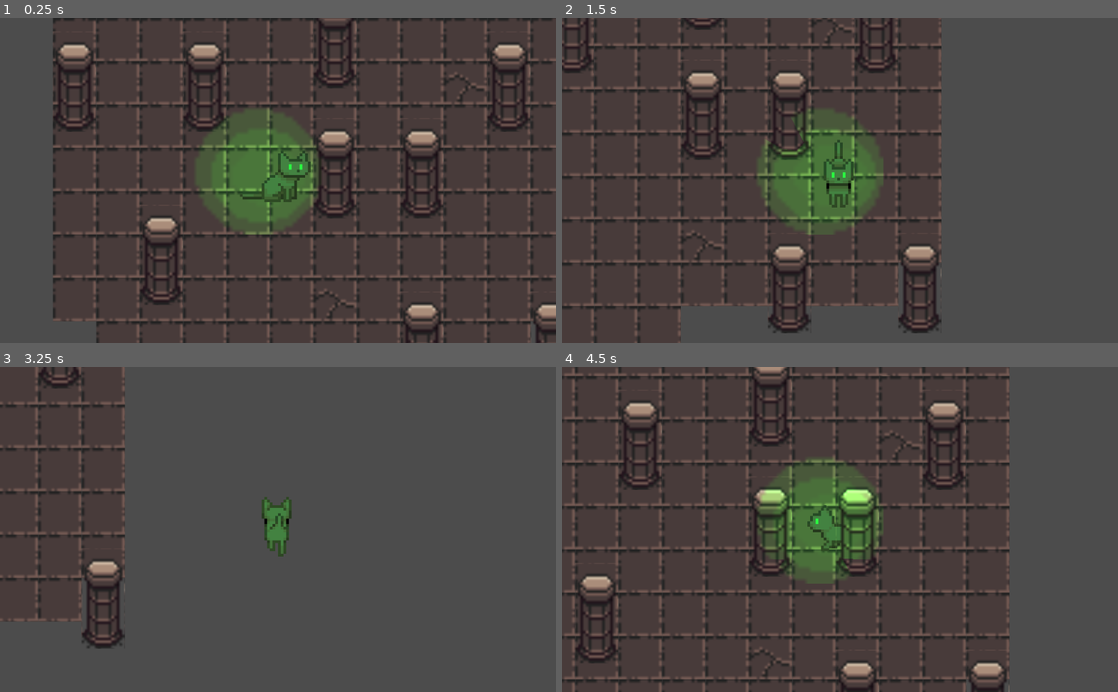
Above: before the commit, frames 1-4 (two rows, left to right).
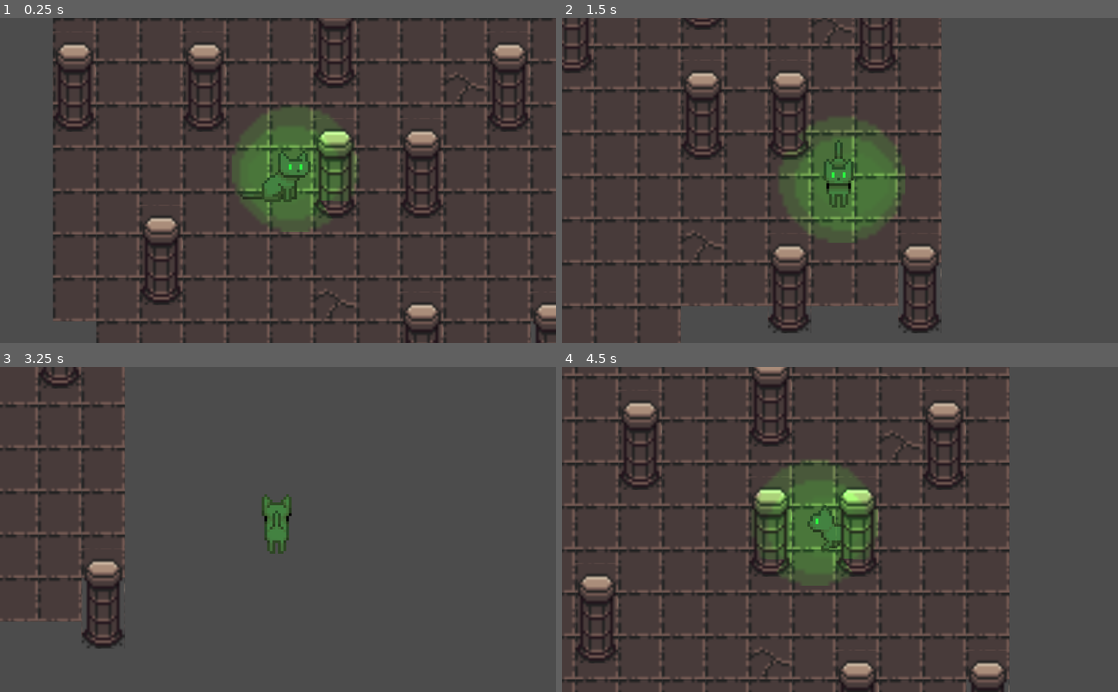
Above: after the commit, the same moments.

Repository: GaytisticDisaster/BABY
Game: Godot game, scene res://Game.tscn
Same seed, same stepped clock (60 frames per second), same inputs: the game is played once before the commit and once after it.
Inputs:
- Up to frame 1 (0.25 s): no input
- Up to frame 2 (1.5 s): tap Enter at 0.5 s; hold D (right) 0.53-1.28 s; hold Space (blink) 0.53-1.28 s; hold S (down) from 1.28 s (still down); tap Space (blink) at 1.35 s
- Up to frame 3 (3.25 s): release S (down) at 2.03 s; hold D (right) 2.03-2.78 s; hold Space (blink) 2.03-2.78 s; hold W (up) from 2.78 s (still down); tap Space (blink) at 2.85 s
- Up to frame 4 (4.5 s): release W (up) at 3.53 s; hold Space (blink) 3.53-4.28 s; hold A (left) from 3.53 s (still down); tap Space (blink) at 4.35 s

The runs differ from the first frame. In frame 1, 4.4% of the frame differs, in the area x 35-65%, y 27-67%; in frame 2, 2.6%; in frame 3, 0.2%; in frame 4, 0.3%.

Commit message:
make baby eye light follow animation

Diff:
--- a/src/BABY.gd
+++ b/src/BABY.gd
@@ -14,9 +14,8 @@
 var animation_str = "Sit"
 var dir = 1
 
-
-onready var eyes = $eyes
 onready var baby = $Sprite
+onready var eyes = $Sprite/eyes
 
 onready	var idle_timer = $IdleTimer
 onready var _animation_player = $AnimationPlayer
@@ -46,7 +45,7 @@
 	velocity = Vector2.ZERO
 
 	# TODO: Remove debug print
-	print("Idle timer: %ss" % idle_timer.time_left)
+	#print("Idle timer: %ss" % idle_timer.time_left)
 
 	# Changes velocity based on movement
 	if Input.is_action_pressed("right"):
@@ -86,9 +85,9 @@
 		animation_str = "Sit"
 
 		if dir == 1:
-			baby.flip_h = true
+			baby.scale = Vector2(-1,1)
 		else:
-			baby.flip_h = false
+			baby.scale = Vector2(1,1)
 
 		# If $BABY is not moving then start the idle timer
 		# When the timer is done then $BABY will enter
@@ -99,7 +98,7 @@
 
 		is_idle = true
 	else:
-		baby.flip_h = false
+		baby.scale = Vector2(1,1)
 
 		is_idle = false
 		idle_timer.stop()
--- a/src/BABY.tscn
+++ b/src/BABY.tscn
@@ -38,16 +38,16 @@
 } ]
 }
 tracks/2/type = "value"
-tracks/2/path = NodePath("eyes:position")
+tracks/2/path = NodePath("Sprite/eyes:position")
 tracks/2/interp = 1
 tracks/2/loop_wrap = true
 tracks/2/imported = false
 tracks/2/enabled = true
 tracks/2/keys = {
-"times": PoolRealArray( 0, 0.3 ),
-"transitions": PoolRealArray( 1, 1 ),
-"update": 0,
-"values": [ Vector2( -7, -5 ), Vector2( -7, -5 ) ]
+"times": PoolRealArray( 0, 0.3, 0.9, 1.5, 1.8, 2.1 ),
+"transitions": PoolRealArray( 1, 1, 1, 1, 1, 1 ),
+"update": 1,
+"values": [ Vector2( -7, -5 ), Vector2( -8, -4 ), Vector2( -10, -4 ), Vector2( -10, -2 ), Vector2( -10, -1 ), Vector2( -11, 0 ) ]
 }
 
 [sub_resource type="Animation" id=6]
@@ -75,6 +75,18 @@
 "transitions": PoolRealArray( 1 ),
 "update": 0,
 "values": [ ExtResource( 1 ) ]
+}
+tracks/2/type = "value"
+tracks/2/path = NodePath("Sprite/eyes:position")
+tracks/2/interp = 1
+tracks/2/loop_wrap = true
+tracks/2/imported = false
+tracks/2/enabled = true
+tracks/2/keys = {
+"times": PoolRealArray( 0 ),
+"transitions": PoolRealArray( 1 ),
+"update": 0,
+"values": [ Vector2( -7, -5 ) ]
 }
 
 [sub_resource type="Animation" id=20]
@@ -93,6 +105,18 @@
 "update": 1,
 "values": [ 0 ]
 }
+tracks/1/type = "value"
+tracks/1/path = NodePath("Sprite/eyes:position")
+tracks/1/interp = 1
+tracks/1/loop_wrap = true
+tracks/1/imported = false
+tracks/1/enabled = true
+tracks/1/keys = {
+"times": PoolRealArray( 0 ),
+"transitions": PoolRealArray( 1 ),
+"update": 1,
+"values": [ Vector2( -7, -5 ) ]
+}
 
 [sub_resource type="Animation" id=21]
 resource_name = "Sit_Closed"
@@ -126,6 +150,18 @@
 "update": 1,
 "values": [ 28, 29, 30, 31 ]
 }
+tracks/1/type = "value"
+tracks/1/path = NodePath("Sprite/eyes:position")
+tracks/1/interp = 1
+tracks/1/loop_wrap = true
+tracks/1/imported = false
+tracks/1/enabled = true
+tracks/1/keys = {
+"times": PoolRealArray( 0 ),
+"transitions": PoolRealArray( 1 ),
+"update": 0,
+"values": [ Vector2( 0, -1 ) ]
+}
 
 [sub_resource type="Animation" id=15]
 resource_name = "W_Down_Closed"
@@ -160,6 +196,18 @@
 "update": 1,
 "values": [ 24, 25, 26, 27 ]
 }
+tracks/1/type = "value"
+tracks/1/path = NodePath("Sprite/eyes:position")
+tracks/1/interp = 1
+tracks/1/loop_wrap = true
+tracks/1/imported = false
+tracks/1/enabled = true
+tracks/1/keys = {
+"times": PoolRealArray( 0, 0.3, 0.6, 0.9 ),
+"transitions": PoolRealArray( 1, 1, 1, 1 ),
+"update": 0,
+"values": [ Vector2( -7, -2 ), Vector2( -7, -3 ), Vector2( -7, -2 ), Vector2( -7, -3 ) ]
+}
 
 [sub_resource type="Animation" id=16]
 resource_name = "W_Down_Left_Closed"
@@ -194,6 +242,18 @@
 "update": 1,
 "values": [ 32, 33, 34, 35 ]
 }
+tracks/1/type = "value"
+tracks/1/path = NodePath("Sprite/eyes:position")
+tracks/1/interp = 1
+tracks/1/loop_wrap = true
+tracks/1/imported = false
+tracks/1/enabled = true
+tracks/1/keys = {
+"times": PoolRealArray( 0, 0.3, 0.6, 0.9 ),
+"transitions": PoolRealArray( 1, 1, 1, 1 ),
+"update": 0,
+"values": [ Vector2( 7, -3 ), Vector2( 7, -2 ), Vector2( 7, -3 ), Vector2( 7, -2 ) ]
+}
 
 [sub_resource type="Animation" id=19]
 resource_name = "W_Down_Right_Closed"
@@ -228,6 +288,18 @@
 "update": 1,
 "values": [ 52, 53, 54, 55 ]
 }
+tracks/1/type = "value"
+tracks/1/path = NodePath("Sprite/eyes:position")
+tracks/1/interp = 1
+tracks/1/loop_wrap = true
+tracks/1/imported = false
+tracks/1/enabled = true
+tracks/1/keys = {
+"times": PoolRealArray( 0, 0.3, 0.6, 0.9 ),
+"transitions": PoolRealArray( 1, 1, 1, 1 ),
+"update": 0,
+"values": [ Vector2( -10, -3 ), Vector2( -10, -4 ), Vector2( -10, -3 ), Vector2( -10, -4 ) ]
+}
 
 [sub_resource type="Animation" id=17]
 resource_name = "W_Left_Closed"
@@ -262,6 +334,18 @@
 "update": 1,
 "values": [ 36, 37, 38, 39 ]
 }
+tracks/1/type = "value"
+tracks/1/path = NodePath("Sprite/eyes:position")
+tracks/1/interp = 1
+tracks/1/loop_wrap = true
+tracks/1/imported = false
+tracks/1/enabled = true
+tracks/1/keys = {
+"times": PoolRealArray( 0, 0.3, 0.6, 0.9 ),
+"transitions": PoolRealArray( 1, 1, 1, 1 ),
+"update": 0,
+"values": [ Vector2( 10, -4 ), Vector2( 10, -3 ), Vector2( 10, -4 ), Vector2( 10, -3 ) ]
+}
 
 [sub_resource type="Animation" id=18]
 resource_name = "W_Right_Closed"
@@ -296,6 +380,47 @@
 "update": 1,
 "values": [ 44, 45, 46, 47 ]
 }
+tracks/1/type = "value"
+tracks/1/path = NodePath("Sprite/eyes:position")
+tracks/1/interp = 1
+tracks/1/loop_wrap = true
+tracks/1/imported = false
+tracks/1/enabled = true
+tracks/1/keys = {
+"times": PoolRealArray( 0, 0.3, 0.6, 0.9 ),
+"transitions": PoolRealArray( 1, 1, 1, 1 ),
+"update": 0,
+"values": [ Vector2( 0, -9 ), Vector2( 0, -8 ), Vector2( 0, -9 ), Vector2( 0, -8 ) ]
+}
+
+[sub_resource type="Animation" id=22]
+resource_name = "W_Up_Closed"
+length = 1.2
+loop = true
+tracks/0/type = "value"
+tracks/0/path = NodePath("Sprite:frame")
+tracks/0/interp = 1
+tracks/0/loop_wrap = true
+tracks/0/imported = false
+tracks/0/enabled = true
+tracks/0/keys = {
+"times": PoolRealArray( 0, 0.3, 0.6, 0.9 ),
+"transitions": PoolRealArray( 1, 1, 1, 1 ),
+"update": 1,
+"values": [ 44, 45, 46, 47 ]
+}
+tracks/1/type = "value"
+tracks/1/path = NodePath("Sprite/eyes:position")
+tracks/1/interp = 1
+tracks/1/loop_wrap = true
+tracks/1/imported = false
+tracks/1/enabled = true
+tracks/1/keys = {
+"times": PoolRealArray( 0, 0.3, 0.6, 0.9 ),
+"transitions": PoolRealArray( 1, 1, 1, 1 ),
+"update": 0,
+"values": [ Vector2( 0, -9 ), Vector2( 0, -8 ), Vector2( 0, -9 ), Vector2( 0, -8 ) ]
+}
 
 [sub_resource type="Animation" id=13]
 resource_name = "W_Up_Left"
@@ -311,7 +436,48 @@
 "times": PoolRealArray( 0, 0.3, 0.6, 0.9 ),
 "transitions": PoolRealArray( 1, 1, 1, 1 ),
 "update": 1,
-"values": [ 48, 49, 50, 51 ]
+"values": [ 48, 49, 50, 49 ]
+}
+tracks/1/type = "value"
+tracks/1/path = NodePath("Sprite/eyes:position")
+tracks/1/interp = 1
+tracks/1/loop_wrap = true
+tracks/1/imported = false
+tracks/1/enabled = true
+tracks/1/keys = {
+"times": PoolRealArray( 0, 0.3, 0.6, 0.9 ),
+"transitions": PoolRealArray( 1, 1, 1, 1 ),
+"update": 0,
+"values": [ Vector2( -6, -5 ), Vector2( -6, -6 ), Vector2( -6, -5 ), Vector2( -6, -6 ) ]
+}
+
+[sub_resource type="Animation" id=23]
+resource_name = "W_Up_Left_Closed"
+length = 1.2
+loop = true
+tracks/0/type = "value"
+tracks/0/path = NodePath("Sprite:frame")
+tracks/0/interp = 1
+tracks/0/loop_wrap = true
+tracks/0/imported = false
+tracks/0/enabled = true
+tracks/0/keys = {
+"times": PoolRealArray( 0, 0.3, 0.6, 0.9 ),
+"transitions": PoolRealArray( 1, 1, 1, 1 ),
+"update": 1,
+"values": [ 48, 49, 50, 49 ]
+}
+tracks/1/type = "value"
+tracks/1/path = NodePath("Sprite/eyes:position")
+tracks/1/interp = 1
+tracks/1/loop_wrap = true
+tracks/1/imported = false
+tracks/1/enabled = true
+tracks/1/keys = {
+"times": PoolRealArray( 0, 0.3, 0.6, 0.9 ),
+"transitions": PoolRealArray( 1, 1, 1, 1 ),
+"update": 0,
+"values": [ Vector2( -6, -5 ), Vector2( -6, -6 ), Vector2( -6, -5 ), Vector2( -6, -6 ) ]
 }
 
 [sub_resource type="Animation" id=14]
@@ -329,6 +495,47 @@
 "transitions": PoolRealArray( 1, 1, 1, 1 ),
 "update": 1,
 "values": [ 40, 41, 42, 43 ]
+}
+tracks/1/type = "value"
+tracks/1/path = NodePath("Sprite/eyes:position")
+tracks/1/interp = 1
+tracks/1/loop_wrap = true
+tracks/1/imported = false
+tracks/1/enabled = true
+tracks/1/keys = {
+"times": PoolRealArray( 0, 0.3, 0.6, 0.9 ),
+"transitions": PoolRealArray( 1, 1, 1, 1 ),
+"update": 0,
+"values": [ Vector2( 6, -6 ), Vector2( 6, -5 ), Vector2( 6, -6 ), Vector2( 6, -5 ) ]
+}
+
+[sub_resource type="Animation" id=24]
+resource_name = "W_Up_Right_Closed"
+length = 1.2
+loop = true
+tracks/0/type = "value"
+tracks/0/path = NodePath("Sprite:frame")
+tracks/0/interp = 1
+tracks/0/loop_wrap = true
+tracks/0/imported = false
+tracks/0/enabled = true
+tracks/0/keys = {
+"times": PoolRealArray( 0, 0.3, 0.6, 0.9 ),
+"transitions": PoolRealArray( 1, 1, 1, 1 ),
+"update": 1,
+"values": [ 40, 41, 42, 43 ]
+}
+tracks/1/type = "value"
+tracks/1/path = NodePath("Sprite/eyes:position")
+tracks/1/interp = 1
+tracks/1/loop_wrap = true
+tracks/1/imported = false
+tracks/1/enabled = true
+tracks/1/keys = {
+"times": PoolRealArray( 0, 0.3, 0.6, 0.9 ),
+"transitions": PoolRealArray( 1, 1, 1, 1 ),
+"update": 1,
+"values": [ Vector2( 6, -6 ), Vector2( 6, -5 ), Vector2( 6, -6 ), Vector2( 6, -5 ) ]
 }
 
 [node name="BABY" type="KinematicBody2D"]
@@ -350,6 +557,14 @@
 texture = ExtResource( 1 )
 hframes = 4
 vframes = 42
+
+[node name="eyes" type="Light2D" parent="Sprite"]
+position = Vector2( -7, -5 )
+scale = Vector2( 3, 3 )
+texture = ExtResource( 4 )
+texture_scale = 0.5
+color = Color( 0.0313726, 1, 0, 1 )
+shadow_enabled = true
 
 [node name="AnimationPlayer" type="AnimationPlayer" parent="."]
 anims/Idle = SubResource( 5 )
@@ -367,16 +582,11 @@
 anims/W_Right = SubResource( 7 )
 anims/W_Right_Closed = SubResource( 18 )
 anims/W_Up = SubResource( 9 )
+anims/W_Up_Closed = SubResource( 22 )
 anims/W_Up_Left = SubResource( 13 )
+anims/W_Up_Left_Closed = SubResource( 23 )
 anims/W_Up_Right = SubResource( 14 )
-
-[node name="eyes" type="Light2D" parent="."]
-position = Vector2( -8, -4 )
-scale = Vector2( 3, 3 )
-texture = ExtResource( 4 )
-texture_scale = 0.5
-color = Color( 0.0313726, 1, 0, 1 )
-shadow_enabled = true
+anims/W_Up_Right_Closed = SubResource( 24 )
 
 [node name="IdleTimer" type="Timer" parent="."]
 wait_time = 2.0
Not shown: 1 places in src/BABY.tscn that only renumber resources
